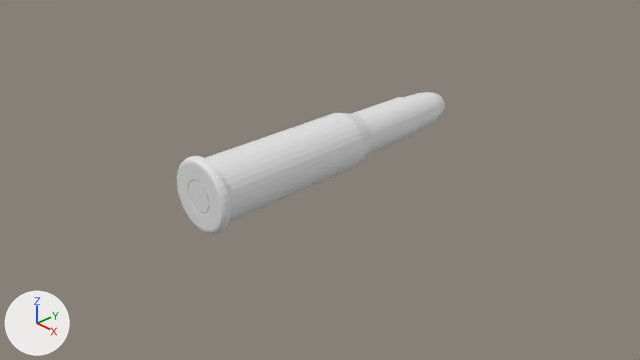
The Blender file Ammunition/303 British Round/303 British Round.blend, before and after one commit.
Rendered twice from the file's camera 'Camera'. Arrows for +X, +Y and +Z are at lower left; the lights stay in place. The picture after the commit comes second.
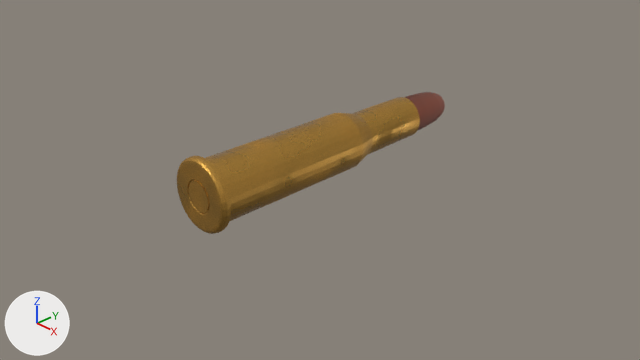
Diff of the bpy script that builds the scene:
```diff
--- a/Ammunition/303 British Round/303 British Round.blend.py
+++ b/Ammunition/303 British Round/303 British Round.blend.py
@@ img_mask__solid_color__1 @@
+img_mask__solid_color__1 = load_image('Mask (Solid Color) 1', '_unpacked/Mask__Solid_Color__1', 1024, 1024, 'Non-Color')
@@ ng_ucupaint_cylinder @@
+ng_ucupaint_cylinder = bpy.data.node_groups.new('Ucupaint Cylinder', 'ShaderNodeTree')
+# nodes: Group, Mix, UVMap
+# colours: white #ffffff
@@ ng_ypl_check_input_normal @@
+ng_ypl_check_input_normal = bpy.data.node_groups.new('~yPL Check Input Normal', 'ShaderNodeTree')
+# nodes: Math, Mix, SeparateXYZ
@@ ng_yp_layer_solid_color_001 @@
+ng_yp_layer_solid_color_001 = bpy.data.node_groups.new('.yP Layer Solid Color.001', 'ShaderNodeTree')
+# colours: brown #9f543e
+# uses the picture img_mask__solid_color__1
@@ ng_ucupaint_shell_casing_brass @@
+ng_ucupaint_shell_casing_brass = bpy.data.node_groups.new('Ucupaint Shell Casing Brass', 'ShaderNodeTree')
+# nodes: Group
+# colours: white #ffffff
@@ ng_ypl_check_input_normal_1 @@
+ng_ypl_check_input_normal_1 = bpy.data.node_groups.new('~yPL Check Input Normal', 'ShaderNodeTree')
+# nodes: Math, Mix, NormalMap, SeparateXYZ
@@ mat_cylinder @@
+mat_cylinder = bpy.data.materials.new('Cylinder')
+# nodes: BsdfPrincipled, Group, OutputMaterial
+# colours: white #e7e7e7
@@ mat_shell_casing_brass @@
+mat_shell_casing_brass = bpy.data.materials.new('Shell Casing Brass')
+# nodes: BsdfPrincipled, Bump, Group, Mapping, OutputMaterial, TexCoord, TexNoise, ValToRGB
+# colours: brown #785c2c, orange #ffc35e
@@ me_cylinder @@
 me_cylinder.from_pydata(...)  # 832 vertices, 773 faces; spans x -1.0..1.0, y -1.0..1.0, z -7.82..1.43
 # used by ob_cylinder; location = (0.0, -1.21, 0.355); rotation_euler = (1.571, 0.0, 0.0), in degrees (90, 0, 0); scale = (0.455, 0.455, 0.455)
+# me_cylinder part 1: all 289 faces centred in x -0.53..0.53, y -0.53..0.53, z -7.82..-6.36 switch from no material to mat_cylinder
+# me_cylinder part 2: all 484 faces centred in x -0.99..0.99, y -0.99..0.99, z -6.13..1.43 switch from no material to mat_shell_casing_brass
```

Location of each change, (x1, y1, x2, y2) in pixels of the pictures (640 x 360 px):
part 1 of me_cylinder, recoloured (white to brown)
    both: (405, 92, 445, 131)
part 2 of me_cylinder, recoloured (white to brown)
    both: (177, 97, 420, 234)
